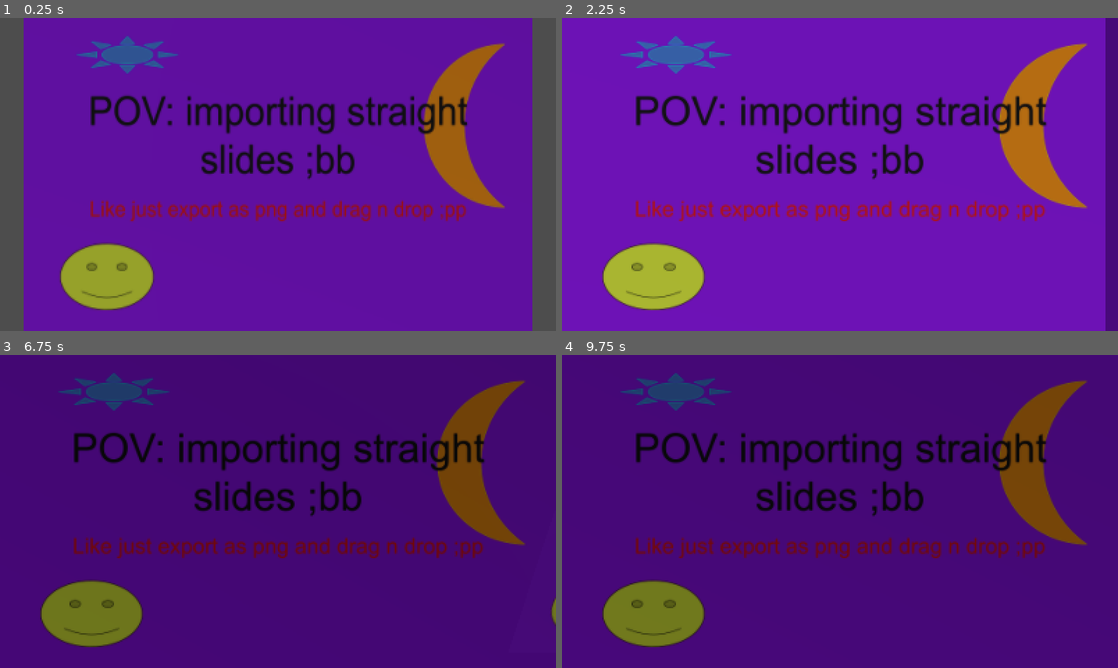
Above: before the commit, frames 1-4 (two rows, left to right).
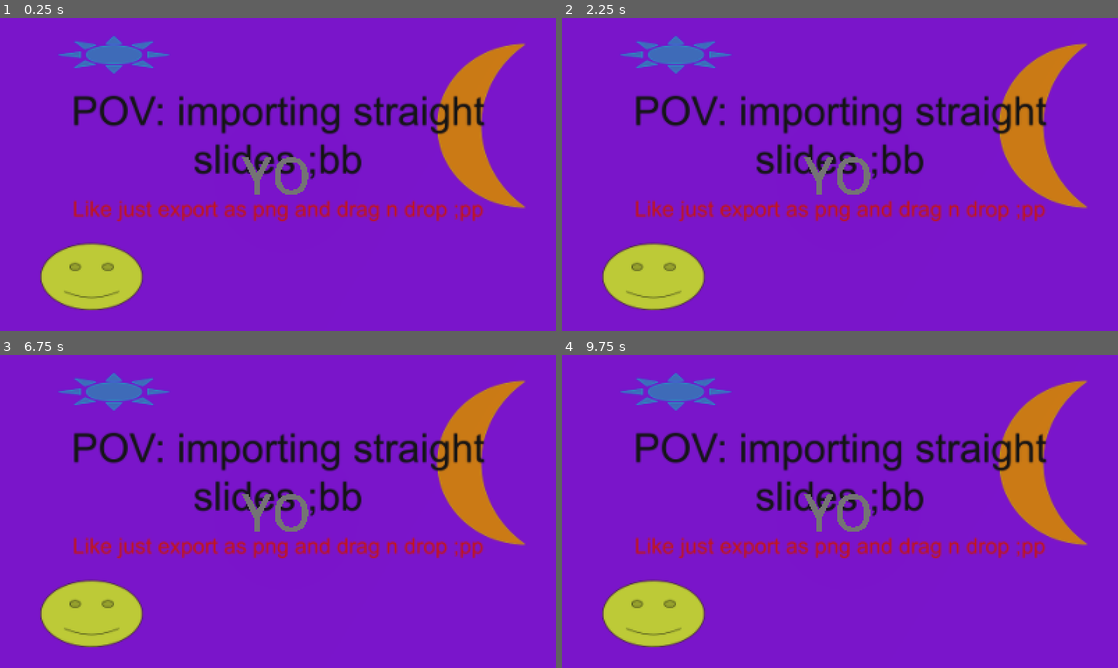
Above: after the commit, the same moments.

Repository: officialErnests/No-reprent
Game: Godot game, scene res://no_reprent/Scenes/main_scene.tscn
The game is run twice, just before and just after one commit, with the same random seed, the same clock (stepped at 60 frames per second) and the same inputs. The project has no main scene, so this scene is started directly.
Inputs:
- Up to frame 1 (0.25 s): no input
- Up to frame 2 (2.25 s): tap Enter at 0.5 s; hold Right (Presentation_fowards) 0.53-1.28 s; tap Delete (Presentation_reset) at 1.25, 2 s; hold Left (Presentation_backwards) 1.28-2.03 s; tap Up (Presentation_variation_fowards) at 1.35 s; hold Right (Presentation_fowards) from 2.03 s (still down)
- Up to frame 3 (6.75 s): tap Delete (Presentation_reset) at 2.75, 3.5, 4.25 s; release Right (Presentation_fowards) at 2.78 s; tap Up (Presentation_variation_fowards) at 2.85, 4.35, 5.85 s; hold Right (Presentation_fowards) 3.53-4.28 s; hold Left (Presentation_backwards) 3.53-5.78 s; hold Right (Presentation_fowards) 5.03-5.78 s; hold Right (Presentation_fowards) from 6.53 s (still down)
- Up to frame 4 (9.75 s): release Right (Presentation_fowards) at 7.28 s; tap Up (Presentation_variation_fowards) at 7.35, 8.85 s; hold Right (Presentation_fowards) 8.03-8.78 s; hold Left (Presentation_backwards) 8.03-9.53 s; hold Right (Presentation_fowards) from 9.53 s (still down)

The runs differ from the first frame. In frame 1, 98% of the frame differs, in the area x 0-100%, y 0-100%; in frame 2, 2.8%; in frame 3, 98%; in frame 4, 98%.

Commit message:
Wip on animation system

Diff:
--- /dev/null
+++ b/Presets/Godot/Godot_presentation_main.tscn
@@ -0,0 +1,3 @@
+[gd_scene format=3 uid="uid://bvtccspwmgemw"]
+
+[node name="GodotPresentationMain" type="Node3D" unique_id=1327633279]
--- a/no_reprent/Scenes/main_scene.tscn
+++ b/no_reprent/Scenes/main_scene.tscn
@@ -6,7 +6,7 @@
 [node name="Main_scene" type="Node3D" unique_id=1282011518 node_paths=PackedStringArray("slides")]
 script = ExtResource("1_10agn")
 slide_preset = ExtResource("2_m6xlq")
-slides = [NodePath("nb_slides/slide_1"), NodePath("nb_slides/slide_2"), NodePath("nb_slides/slide_3"), NodePath("nb_slides/slide_4"), NodePath("nb_slides/slide_5"), NodePath("nb_slides/slide_6"), NodePath("nb_slides/slide_7")]
+slides = [NodePath("nb_slides/slide_1")]
 
 [node name="nb_trash" type="Node3D" parent="." unique_id=583480922]
 visible = false
@@ -15,42 +15,9 @@
 
 [node name="slide_1" parent="nb_slides" unique_id=1142204227 instance=ExtResource("2_m6xlq")]
 
-[node name="MeshInstance3D" parent="nb_slides/slide_1" index="1" unique_id=517713459]
-transform = Transform3D(0.9176451, 0, -0.3974009, 0, 1, 0, 0.3974009, 0, 0.9176451, 0, 0, 0)
-
-[node name="slide_2" parent="nb_slides" unique_id=1542946711 instance=ExtResource("2_m6xlq")]
-transform = Transform3D(1, 0, 0, 0, 1, 0, 0, 0, 1, 1.777, 1, 0)
-slide_aligner_offset = Transform3D(1, 0, 0, 0, 1, 0, 0, 0, 1, 1.777, 1, 0)
-
-[node name="slide_3" parent="nb_slides" unique_id=1427346639 instance=ExtResource("2_m6xlq")]
-transform = Transform3D(0.70710677, 0, -0.70710677, 0, 1, 0, 0.70710677, 0, 0.70710677, 3.254, 1, 0.6290739)
-slide_aligner_offset = Transform3D(0.70710677, 0, -0.70710677, 0, 1, 0, 0.70710677, 0, 0.70710677, 1.477, 0, 0.6290739)
-
-[node name="slide_4" parent="nb_slides" unique_id=2026344529 instance=ExtResource("2_m6xlq")]
-transform = Transform3D(0, 0.42261824, -0.9063077, 0, 0.90630776, 0.42261824, 0.99999994, 0, 0, 3.8798656, 1, 2.1421475)
-slide_aligner_offset = Transform3D(0.70710677, 0.29883623, -0.6408563, 0, 0.90630776, 0.42261824, 0.70710677, -0.29883623, 0.6408563, 1.5124583, 0, 0.6273508)
-
-[node name="slide_5" parent="nb_slides" unique_id=1033513666 instance=ExtResource("2_m6xlq")]
-transform = Transform3D(-0.045699913, 0.9987035, -0.022423118, -0.53814787, -0.0057017803, 0.84283113, 0.8416108, 0.050584182, 0.5377106, 3.8798656, 1, 3.9191477)
-slide_aligner_offset = Transform3D(0.8416109, 0.05058419, 0.53771067, -0.5070412, 0.41690275, 0.75438803, -0.18601292, -0.9075425, 0.37651807, 1.7770004, 0, 0)
-
-[node name="slide_6" parent="nb_slides" unique_id=889420774 instance=ExtResource("2_m6xlq")]
-transform = Transform3D(0.23614496, 0.35331762, 0.9052084, -0.91885406, -0.22188069, 0.32630816, 0.31613898, -0.9088101, 0.27225107, 3.8798656, 1, 5.6961484)
-slide_aligner_offset = Transform3D(0.31613892, -0.9088099, 0.272251, -0.73296547, -0.051773712, 0.6782932, -0.6023445, -0.41398537, -0.6824937, 1.7770002, 0, 0)
-
-[node name="slide_7" parent="nb_slides" unique_id=2108444805 instance=ExtResource("2_m6xlq")]
-transform = Transform3D(-0.7396395, 0.5002126, 0.45024616, -0.6699832, -0.61059165, -0.4222572, 0.06369823, -0.61397505, 0.786751, 3.8798656, 0.99999976, 7.4731493)
-slide_aligner_offset = Transform3D(1.0000002, -2.9802322e-08, 0, 2.9802322e-08, 1, -2.9802322e-08, 0, 2.9802322e-08, 1, 1.7770002, -2.3841858e-07, 0)
-
 [node name="DirectionalLight3D" type="DirectionalLight3D" parent="." unique_id=249831361]
-transform = Transform3D(0.8660254, -0.43301272, 0.24999999, 0, 0.49999997, 0.86602545, -0.5, -0.75, 0.43301266, 0, 0, 0)
+transform = Transform3D(-0.54010695, -0.48091757, -0.6906539, 0.22040373, -0.87283343, 0.43541253, -0.8122233, 0.08294654, 0.5774195, 0, 0, 2.5693433)
 
 [node name="nb_aligner" type="Node3D" parent="." unique_id=202618719]
 
 [editable path="nb_slides/slide_1"]
-[editable path="nb_slides/slide_2"]
-[editable path="nb_slides/slide_3"]
-[editable path="nb_slides/slide_4"]
-[editable path="nb_slides/slide_5"]
-[editable path="nb_slides/slide_6"]
-[editable path="nb_slides/slide_7"]
--- a/no_reprent/Scenes/preset_slide.tscn
+++ b/no_reprent/Scenes/preset_slide.tscn
@@ -9,9 +9,492 @@
 [sub_resource type="QuadMesh" id="QuadMesh_dhklb"]
 size = Vector2(1.777, 1)
 
-[node name="preset_slide" type="Node3D" unique_id=1142204227 node_paths=PackedStringArray("camera")]
+[sub_resource type="Animation" id="Animation_1xjrd"]
+resource_name = "ENTRY"
+tracks/0/type = "bezier"
+tracks/0/imported = false
+tracks/0/enabled = true
+tracks/0/path = NodePath("MeshInstance3D2:position:x")
+tracks/0/interp = 1
+tracks/0/loop_wrap = true
+tracks/0/keys = {
+"handle_modes": PackedInt32Array(2, 2),
+"points": PackedFloat32Array(-1, -0.25, 0, 0.25, 0, 0, -0.16666667, -0.16666667, 0, 0),
+"times": PackedFloat32Array(0, 1)
+}
+tracks/1/type = "bezier"
+tracks/1/imported = false
+tracks/1/enabled = true
+tracks/1/path = NodePath("MeshInstance3D2:position:y")
+tracks/1/interp = 1
+tracks/1/loop_wrap = true
+tracks/1/keys = {
+"handle_modes": PackedInt32Array(2, 2),
+"points": PackedFloat32Array(0, -0.25, 0, 0.25, 0, 0, -0.16666667, 0, 0, 0),
+"times": PackedFloat32Array(0, 1)
+}
+tracks/2/type = "bezier"
+tracks/2/imported = false
+tracks/2/enabled = true
+tracks/2/path = NodePath("MeshInstance3D2:position:z")
+tracks/2/interp = 1
+tracks/2/loop_wrap = true
+tracks/2/keys = {
+"handle_modes": PackedInt32Array(2, 2),
+"points": PackedFloat32Array(1, -0.25, 0, 0.25, 0, 1, -0.16666667, 0, 0, 0),
+"times": PackedFloat32Array(0, 1)
+}
+tracks/3/type = "bezier"
+tracks/3/imported = false
+tracks/3/enabled = true
+tracks/3/path = NodePath("MeshInstance3D2:rotation:x")
+tracks/3/interp = 1
+tracks/3/loop_wrap = true
+tracks/3/keys = {
+"handle_modes": PackedInt32Array(0),
+"points": PackedFloat32Array(0, -0.25, 0, 0.25, 0),
+"times": PackedFloat32Array(0)
+}
+tracks/4/type = "bezier"
+tracks/4/imported = false
+tracks/4/enabled = true
+tracks/4/path = NodePath("MeshInstance3D2:rotation:y")
+tracks/4/interp = 1
+tracks/4/loop_wrap = true
+tracks/4/keys = {
+"handle_modes": PackedInt32Array(0),
+"points": PackedFloat32Array(0, -0.25, 0, 0.25, 0),
+"times": PackedFloat32Array(0)
+}
+tracks/5/type = "bezier"
+tracks/5/imported = false
+tracks/5/enabled = true
+tracks/5/path = NodePath("MeshInstance3D2:rotation:z")
+tracks/5/interp = 1
+tracks/5/loop_wrap = true
+tracks/5/keys = {
+"handle_modes": PackedInt32Array(0),
+"points": PackedFloat32Array(0, -0.25, 0, 0.25, 0),
+"times": PackedFloat32Array(0)
+}
+
+[sub_resource type="Animation" id="Animation_jupq1"]
+resource_name = "EXIT"
+tracks/0/type = "bezier"
+tracks/0/imported = false
+tracks/0/enabled = true
+tracks/0/path = NodePath("MeshInstance3D2:position:x")
+tracks/0/interp = 1
+tracks/0/loop_wrap = true
+tracks/0/keys = {
+"handle_modes": PackedInt32Array(0, 2),
+"points": PackedFloat32Array(0, -0.25, 0, 0.25, 0, 1, -0.16666667, -0.16666667, 0, 0),
+"times": PackedFloat32Array(0, 1)
+}
+tracks/1/type = "bezier"
+tracks/1/imported = false
+tracks/1/enabled = true
+tracks/1/path = NodePath("MeshInstance3D2:position:y")
+tracks/1/interp = 1
+tracks/1/loop_wrap = true
+tracks/1/keys = {
+"handle_modes": PackedInt32Array(0, 2),
+"points": PackedFloat32Array(0, -0.25, 0, 0.25, 0, 0, -0.16666667, 0, 0, 0),
+"times": PackedFloat32Array(0, 1)
+}
+tracks/2/type = "bezier"
+tracks/2/imported = false
+tracks/2/enabled = true
+tracks/2/path = NodePath("MeshInstance3D2:position:z")
+tracks/2/interp = 1
+tracks/2/loop_wrap = true
+tracks/2/keys = {
+"handle_modes": PackedInt32Array(0, 2),
+"points": PackedFloat32Array(1, -0.25, 0, 0.25, 0, 1, -0.16666667, 0, 0, 0),
+"times": PackedFloat32Array(0, 1)
+}
+tracks/3/type = "bezier"
+tracks/3/imported = false
+tracks/3/enabled = true
+tracks/3/path = NodePath("MeshInstance3D2:rotation:x")
+tracks/3/interp = 1
+tracks/3/loop_wrap = true
+tracks/3/keys = {
+"handle_modes": PackedInt32Array(0),
+"points": PackedFloat32Array(0, -0.25, 0, 0.25, 0),
+"times": PackedFloat32Array(0)
+}
+tracks/4/type = "bezier"
+tracks/4/imported = false
+tracks/4/enabled = true
+tracks/4/path = NodePath("MeshInstance3D2:rotation:y")
+tracks/4/interp = 1
+tracks/4/loop_wrap = true
+tracks/4/keys = {
+"handle_modes": PackedInt32Array(0),
+"points": PackedFloat32Array(0, -0.25, 0, 0.25, 0),
+"times": PackedFloat32Array(0)
+}
+tracks/5/type = "bezier"
+tracks/5/imported = false
+tracks/5/enabled = true
+tracks/5/path = NodePath("MeshInstance3D2:rotation:z")
+tracks/5/interp = 1
+tracks/5/loop_wrap = true
+tracks/5/keys = {
+"handle_modes": PackedInt32Array(0),
+"points": PackedFloat32Array(0, -0.25, 0, 0.25, 0),
+"times": PackedFloat32Array(0)
+}
+
+[sub_resource type="Animation" id="Animation_yc06o"]
+length = 0.001
+tracks/0/type = "bezier"
+tracks/0/imported = false
+tracks/0/enabled = true
+tracks/0/path = NodePath("MeshInstance3D2:position:x")
+tracks/0/interp = 1
+tracks/0/loop_wrap = true
+tracks/0/keys = {
+"handle_modes": PackedInt32Array(2),
+"points": PackedFloat32Array(0, -0.25, 0, 0.25, 0),
+"times": PackedFloat32Array(0)
+}
+tracks/1/type = "bezier"
+tracks/1/imported = false
+tracks/1/enabled = true
+tracks/1/path = NodePath("MeshInstance3D2:position:y")
+tracks/1/interp = 1
+tracks/1/loop_wrap = true
+tracks/1/keys = {
+"handle_modes": PackedInt32Array(2),
+"points": PackedFloat32Array(0, -0.25, 0, 0.25, 0),
+"times": PackedFloat32Array(0)
+}
+tracks/2/type = "bezier"
+tracks/2/imported = false
+tracks/2/enabled = true
+tracks/2/path = NodePath("MeshInstance3D2:position:z")
+tracks/2/interp = 1
+tracks/2/loop_wrap = true
+tracks/2/keys = {
+"handle_modes": PackedInt32Array(2),
+"points": PackedFloat32Array(1, -0.25, 0, 0.25, 0),
+"times": PackedFloat32Array(0)
+}
+tracks/3/type = "bezier"
+tracks/3/imported = false
+tracks/3/enabled = true
+tracks/3/path = NodePath("MeshInstance3D2:rotation:x")
+tracks/3/interp = 1
+tracks/3/loop_wrap = true
+tracks/3/keys = {
+"handle_modes": PackedInt32Array(2),
+"points": PackedFloat32Array(0, -0.25, 0, 0.25, 0),
+"times": PackedFloat32Array(0)
+}
+tracks/4/type = "bezier"
+tracks/4/imported = false
+tracks/4/enabled = true
+tracks/4/path = NodePath("MeshInstance3D2:rotation:y")
+tracks/4/interp = 1
+tracks/4/loop_wrap = true
+tracks/4/keys = {
+"handle_modes": PackedInt32Array(2),
+"points": PackedFloat32Array(0, -0.25, 0, 0.25, 0),
+"times": PackedFloat32Array(0)
+}
+tracks/5/type = "bezier"
+tracks/5/imported = false
+tracks/5/enabled = true
+tracks/5/path = NodePath("MeshInstance3D2:rotation:z")
+tracks/5/interp = 1
+tracks/5/loop_wrap = true
+tracks/5/keys = {
+"handle_modes": PackedInt32Array(2),
+"points": PackedFloat32Array(0, -0.25, 0, 0.25, 0),
+"times": PackedFloat32Array(0)
+}
+
+[sub_resource type="Animation" id="Animation_5a5ax"]
+resource_name = "VAR_1"
+tracks/0/type = "bezier"
+tracks/0/imported = false
+tracks/0/enabled = true
+tracks/0/path = NodePath("MeshInstance3D2:position:x")
+tracks/0/interp = 1
+tracks/0/loop_wrap = true
+tracks/0/keys = {
+"handle_modes": PackedInt32Array(0, 2),
+"points": PackedFloat32Array(0, -0.25, 0, 0.25, 0, 0, -0.16666667, 0, 0, 0),
+"times": PackedFloat32Array(0, 1)
+}
+tracks/1/type = "bezier"
+tracks/1/imported = false
+tracks/1/enabled = true
+tracks/1/path = NodePath("MeshInstance3D2:position:y")
+tracks/1/interp = 1
+tracks/1/loop_wrap = true
+tracks/1/keys = {
+"handle_modes": PackedInt32Array(0, 2),
+"points": PackedFloat32Array(0, -0.25, 0, 0.25, 0, 0.3, -0.16666667, -0.050000004, 0, 0),
+"times": PackedFloat32Array(0, 1)
+}
+tracks/2/type = "bezier"
+tracks/2/imported = false
+tracks/2/enabled = true
+tracks/2/path = NodePath("MeshInstance3D2:position:z")
+tracks/2/interp = 1
+tracks/2/loop_wrap = true
+tracks/2/keys = {
+"handle_modes": PackedInt32Array(0, 2),
+"points": PackedFloat32Array(1, -0.25, 0, 0.25, 0, 1, -0.16666667, 0, 0, 0),
+"times": PackedFloat32Array(0, 1)
+}
+tracks/3/type = "bezier"
+tracks/3/imported = false
+tracks/3/enabled = true
+tracks/3/path = NodePath("MeshInstance3D2:rotation:x")
+tracks/3/interp = 1
+tracks/3/loop_wrap = true
+tracks/3/keys = {
+"handle_modes": PackedInt32Array(2, 0),
+"points": PackedFloat32Array(0, 0, 0, 0.16666667, 0, 0, -0.25, 0, 0.25, 0),
+"times": PackedFloat32Array(0, 1)
+}
+tracks/4/type = "bezier"
+tracks/4/imported = false
+tracks/4/enabled = true
+tracks/4/path = NodePath("MeshInstance3D2:rotation:y")
+tracks/4/interp = 1
+tracks/4/loop_wrap = true
+tracks/4/keys = {
+"handle_modes": PackedInt32Array(2, 0),
+"points": PackedFloat32Array(0, 0, 0, 0.16666667, 0, 0, -0.25, 0, 0.25, 0),
+"times": PackedFloat32Array(0, 1)
+}
+tracks/5/type = "bezier"
+tracks/5/imported = false
+tracks/5/enabled = true
+tracks/5/path = NodePath("MeshInstance3D2:rotation:z")
+tracks/5/interp = 1
+tracks/5/loop_wrap = true
+tracks/5/keys = {
+"handle_modes": PackedInt32Array(2, 0),
+"points": PackedFloat32Array(0, 0, 0, 0.16666667, 0.5235988, 3.1415925, -0.25, 0, 0.25, 0),
+"times": PackedFloat32Array(0, 1)
+}
+
+[sub_resource type="Animation" id="Animation_4ro7t"]
+resource_name = "VAR_2"
+tracks/0/type = "bezier"
+tracks/0/imported = false
+tracks/0/enabled = true
+tracks/0/path = NodePath("MeshInstance3D2:position:x")
+tracks/0/interp = 1
+tracks/0/loop_wrap = true
+tracks/0/keys = {
+"handle_modes": PackedInt32Array(0, 2),
+"points": PackedFloat32Array(0, -0.16666667, 0, 0, 0, 0, -0.16666667, 0, 0, 0),
+"times": PackedFloat32Array(0, 1)
+}
+tracks/1/type = "bezier"
+tracks/1/imported = false
+tracks/1/enabled = true
+tracks/1/path = NodePath("MeshInstance3D2:position:y")
+tracks/1/interp = 1
+tracks/1/loop_wrap = true
+tracks/1/keys = {
+"handle_modes": PackedInt32Array(0, 2),
+"points": PackedFloat32Array(0.3, -0.16666667, -0.050000004, 0, 0, 0, -0.16666667, 0.050000004, 0, 0),
+"times": PackedFloat32Array(0, 1)
+}
+tracks/2/type = "bezier"
+tracks/2/imported = false
+tracks/2/enabled = true
+tracks/2/path = NodePath("MeshInstance3D2:position:z")
+tracks/2/interp = 1
+tracks/2/loop_wrap = true
+tracks/2/keys = {
+"handle_modes": PackedInt32Array(0, 2),
+"points": PackedFloat32Array(1, -0.16666667, 0, 0, 0, 1, -0.16666667, 0, 0, 0),
+"times": PackedFloat32Array(0, 1)
+}
+tracks/3/type = "bezier"
+tracks/3/imported = false
+tracks/3/enabled = true
+tracks/3/path = NodePath("MeshInstance3D2:rotation:x")
+tracks/3/interp = 1
+tracks/3/loop_wrap = true
+tracks/3/keys = {
+"handle_modes": PackedInt32Array(0, 2),
+"points": PackedFloat32Array(0, -0.25, 0, 0.25, 0, 0, -0.16666667, 0, 0, 0),
+"times": PackedFloat32Array(0, 1)
+}
+tracks/4/type = "bezier"
+tracks/4/imported = false
+tracks/4/enabled = true
+tracks/4/path = NodePath("MeshInstance3D2:rotation:y")
+tracks/4/interp = 1
+tracks/4/loop_wrap = true
+tracks/4/keys = {
+"handle_modes": PackedInt32Array(0, 2),
+"points": PackedFloat32Array(0, -0.25, 0, 0.25, 0, 0, -0.16666667, 0, 0, 0),
+"times": PackedFloat32Array(0, 1)
+}
+tracks/5/type = "bezier"
+tracks/5/imported = false
+tracks/5/enabled = true
+tracks/5/path = NodePath("MeshInstance3D2:rotation:z")
+tracks/5/interp = 1
+tracks/5/loop_wrap = true
+tracks/5/keys = {
+"handle_modes": PackedInt32Array(0, 2),
+"points": PackedFloat32Array(3.1415925, -0.25, 0, 0.25, 0, -2.3841858e-07, -0.16666667, 0.5235988, 0, 0),
+"times": PackedFloat32Array(0, 1)
+}
+
+[sub_resource type="AnimationLibrary" id="AnimationLibrary_yc06o"]
+_data = {
+&"ENTRY": SubResource("Animation_1xjrd"),
+&"EXIT": SubResource("Animation_jupq1"),
+&"RESET": SubResource("Animation_yc06o"),
+&"VAR_1": SubResource("Animation_5a5ax"),
+&"VAR_2": SubResource("Animation_4ro7t")
+}
+
+[sub_resource type="AnimationNodeAnimation" id="AnimationNodeAnimation_ib3pf"]
+animation = &"VAR_1"
+
+[sub_resource type="AnimationNodeAnimation" id="AnimationNodeAnimation_xjyi3"]
+animation = &"VAR_2"
+
+[sub_resource type="AnimationNodeAnimation" id="AnimationNodeAnimation_ujrbg"]
+animation = &"RESET"
+
+[sub_resource type="AnimationNodeAnimation" id="AnimationNodeAnimation_cc2tb"]
+animation = &"RESET"
+
+[sub_resource type="AnimationNodeAnimation" id="AnimationNodeAnimation_5a5ax"]
+animation = &"EXIT"
+
+[sub_resource type="AnimationNodeAnimation" id="AnimationNodeAnimation_4ro7t"]
+animation = &"ENTRY"
+
+[sub_resource type="AnimationNodeAnimation" id="AnimationNodeAnimation_1xjrd"]
+animation = &"ENTRY"
+
+[sub_resource type="AnimationNodeAnimation" id="AnimationNodeAnimation_jupq1"]
+animation = &"EXIT"
+
+[sub_resource type="AnimationNodeAnimation" id="AnimationNodeAnimation_yc06o"]
+animation = &"RESET"
+
+[sub_resource type="AnimationNodeAnimation" id="AnimationNodeAnimation_5xfil"]
+animation = &"VAR_1"
+
+[sub_resource type="AnimationNodeStateMachineTransition" id="AnimationNodeStateMachineTransition_4ro7t"]
+advance_mode = 2
+
+[sub_resource type="AnimationNodeStateMachineTransition" id="AnimationNodeStateMachineTransition_ib3pf"]
+advance_mode = 2
+advance_expression = "state == 1"
+
+[sub_resource type="AnimationNodeStateMachineTransition" id="AnimationNodeStateMachineTransition_xjyi3"]
+xfade_time = 1.0
+advance_mode = 2
+advance_expression = "variation > 0"
+
+[sub_resource type="AnimationNodeStateMachineTransition" id="AnimationNodeStateMachineTransition_ujrbg"]
+switch_mode = 2
+advance_mode = 2
+advance_expression = "state == 2"
+
+[sub_resource type="AnimationNodeStateMachineTransition" id="AnimationNodeStateMachineTransition_cc2tb"]
+switch_mode = 2
+advance_mode = 2
+
+[sub_resource type="AnimationNodeStateMachineTransition" id="AnimationNodeStateMachineTransition_5xfil"]
+xfade_time = 1.0
+advance_mode = 2
+advance_expression = "state == 2"
+
+[sub_resource type="AnimationNodeStateMachine" id="AnimationNodeStateMachine_1xh0s"]
+states/ENTRY/node = SubResource("AnimationNodeAnimation_1xjrd")
+states/ENTRY/position = Vector2(344, 201)
+states/EXIT/node = SubResource("AnimationNodeAnimation_jupq1")
+states/EXIT/position = Vector2(670, 86)
+states/RESET/node = SubResource("AnimationNodeAnimation_yc06o")
+states/RESET/position = Vector2(344, 100)
+states/VAR_1/node = SubResource("AnimationNodeAnimation_5xfil")
+states/VAR_1/position = Vector2(513, 235)
+transitions = ["Start", "RESET", SubResource("AnimationNodeStateMachineTransition_4ro7t"), "RESET", "ENTRY", SubResource("AnimationNodeStateMachineTransition_ib3pf"), "ENTRY", "VAR_1", SubResource("AnimationNodeStateMachineTransition_xjyi3"), "ENTRY", "EXIT", SubResource("AnimationNodeStateMachineTransition_ujrbg"), "EXIT", "RESET", SubResource("AnimationNodeStateMachineTransition_cc2tb"), "VAR_1", "EXIT", SubResource("AnimationNodeStateMachineTransition_5xfil")]
+graph_offset = Vector2(-101, 61)
+metadata/variation = 0
+
+[sub_resource type="AnimationNodeTransition" id="AnimationNodeTransition_ib3pf"]
+input_0/name = "RESET"
+input_0/auto_advance = false
+input_0/break_loop_at_end = false
+input_0/reset = true
+input_1/name = "Variation_1"
+input_1/auto_advance = false
+input_1/break_loop_at_end = false
+input_1/reset = true
+input_2/name = "Variation_2"
+input_2/auto_advance = false
+input_2/break_loop_at_end = false
+input_2/reset = true
+
+[sub_resource type="AnimationNodeTransition" id="AnimationNodeTransition_xjyi3"]
+input_0/name = "RESET"
+input_0/auto_advance = false
+input_0/break_loop_at_end = false
+input_0/reset = true
+input_1/name = "Intro"
+input_1/auto_advance = false
+input_1/break_loop_at_end = false
+input_1/reset = true
+input_2/name = "Variations"
+input_2/auto_advance = false
+input_2/break_loop_at_end = false
+input_2/reset = true
+input_3/name = "Exit"
+input_3/auto_advance = false
+input_3/break_loop_at_end = false
+input_3/reset = true
+
+[sub_resource type="AnimationNodeBlendTree" id="AnimationNodeBlendTree_ujrbg"]
+graph_offset = Vector2(-633.3224, -139.77992)
+nodes/output/position = Vector2(620, 100)
+nodes/StateMachine/node = SubResource("AnimationNodeStateMachine_1xh0s")
+nodes/StateMachine/position = Vector2(180, 140)
+"nodes/Transition 2/node" = SubResource("AnimationNodeTransition_ib3pf")
+"nodes/Transition 2/position" = Vector2(-460, 120)
+nodes/Transition/node = SubResource("AnimationNodeTransition_xjyi3")
+nodes/Transition/position = Vector2(0, 0)
+nodes/Intro_animation/node = SubResource("AnimationNodeAnimation_4ro7t")
+nodes/Intro_animation/position = Vector2(-260, 0)
+nodes/Exit_animation/node = SubResource("AnimationNodeAnimation_5a5ax")
+nodes/Exit_animation/position = Vector2(-260, 200)
+"nodes/Animation 4/node" = SubResource("AnimationNodeAnimation_ujrbg")
+"nodes/Animation 4/position" = Vector2(-240, -180)
+"nodes/Animation 3/node" = SubResource("AnimationNodeAnimation_xjyi3")
+"nodes/Animation 3/position" = Vector2(-760, 420)
+"nodes/Animation 2/node" = SubResource("AnimationNodeAnimation_ib3pf")
+"nodes/Animation 2/position" = Vector2(-800, 180)
+nodes/Animation/node = SubResource("AnimationNodeAnimation_cc2tb")
+nodes/Animation/position = Vector2(-800, -20)
+node_connections = [&"output", 0, &"StateMachine", &"Transition 2", 0, &"Animation", &"Transition 2", 1, &"Animation 2", &"Transition 2", 2, &"Animation 3", &"Transition", 0, &"Animation 4", &"Transition", 1, &"Intro_animation", &"Transition", 2, &"Transition 2", &"Transition", 3, &"Exit_animation"]
+
+[sub_resource type="TextMesh" id="TextMesh_dhklb"]
+text = "YO"
+
+[node name="preset_slide" type="Node3D" unique_id=1142204227 node_paths=PackedStringArray("camera", "animation_tree")]
 script = ExtResource("1_1xjrd")
 camera = NodePath("Camera3D")
+animation_tree = NodePath("AnimationTree")
+variation = null
 
 [node name="Camera3D" type="Camera3D" parent="." unique_id=724262419]
 transform = Transform3D(1, 0, 0, 0, 1, 0, 0, 0, 1, 0, 0, 5)
@@ -20,3 +503,20 @@
 [node name="MeshInstance3D" type="MeshInstance3D" parent="." unique_id=517713459]
 material_override = SubResource("StandardMaterial3D_1xjrd")
 mesh = SubResource("QuadMesh_dhklb")
+
+[node name="AnimationPlayer" type="AnimationPlayer" parent="." unique_id=1686066139]
+libraries/ = SubResource("AnimationLibrary_yc06o")
+
+[node name="AnimationTree" type="AnimationTree" parent="." unique_id=1900974208]
+tree_root = SubResource("AnimationNodeBlendTree_ujrbg")
+anim_player = NodePath("../AnimationPlayer")
+"parameters/Transition 2/current_state" = ""
+"parameters/Transition 2/transition_request" = ""
+"parameters/Transition 2/current_index" = -1
+parameters/Transition/current_state = ""
+parameters/Transition/transition_request = ""
+parameters/Transition/current_index = -1
+
+[node name="MeshInstance3D2" type="MeshInstance3D" parent="." unique_id=952445580]
+transform = Transform3D(1, 0, 0, 0, 1, 0, 0, 0, 1, 0, 0, 1)
+mesh = SubResource("TextMesh_dhklb")
--- a/no_reprent/Script/slide.gd
+++ b/no_reprent/Script/slide.gd
@@ -6,8 +6,8 @@
 var initalized = false
 
 @export_category("Slide")
-@export_tool_button("Delete", "Callable") var delete_action = delete
-@export_tool_button("Restore", "Callable") var restore_action = restore
+@export_tool_button("Delete", "FileDead") var delete_action = delete
+@export_tool_button("Restore", "File") var restore_action = restore
 func delete():
     if not slide_deleted:
         slide_manager.slide_deleteSlide(self)
@@ -68,6 +68,24 @@
 
 func checkManager():
     if not slide_manager:
+        if not get_parent():
+            return
         var temp_one = get_parent().get_parent()
         if temp_one is nb_slide_manager:
             temp_one.scan()
+
+@export_category("Animation")
+@export var animation_tree: AnimationTree
+@export_tool_button("Play intro", "PlayStart") var play_intro = introAnimation
+@export var variation: int:
+    set(new_variation):
+        variation = new_variation
+        playAnimationVariation(variation)
+@export_tool_button("Play exit animation", "PlayStart") var play_exit = exitAnimation
+
+func introAnimation():
+    animation_tree["paramters/Blend"] = -1
+func playAnimationVariation(variation):
+    pass
+func exitAnimation():
+    pass
